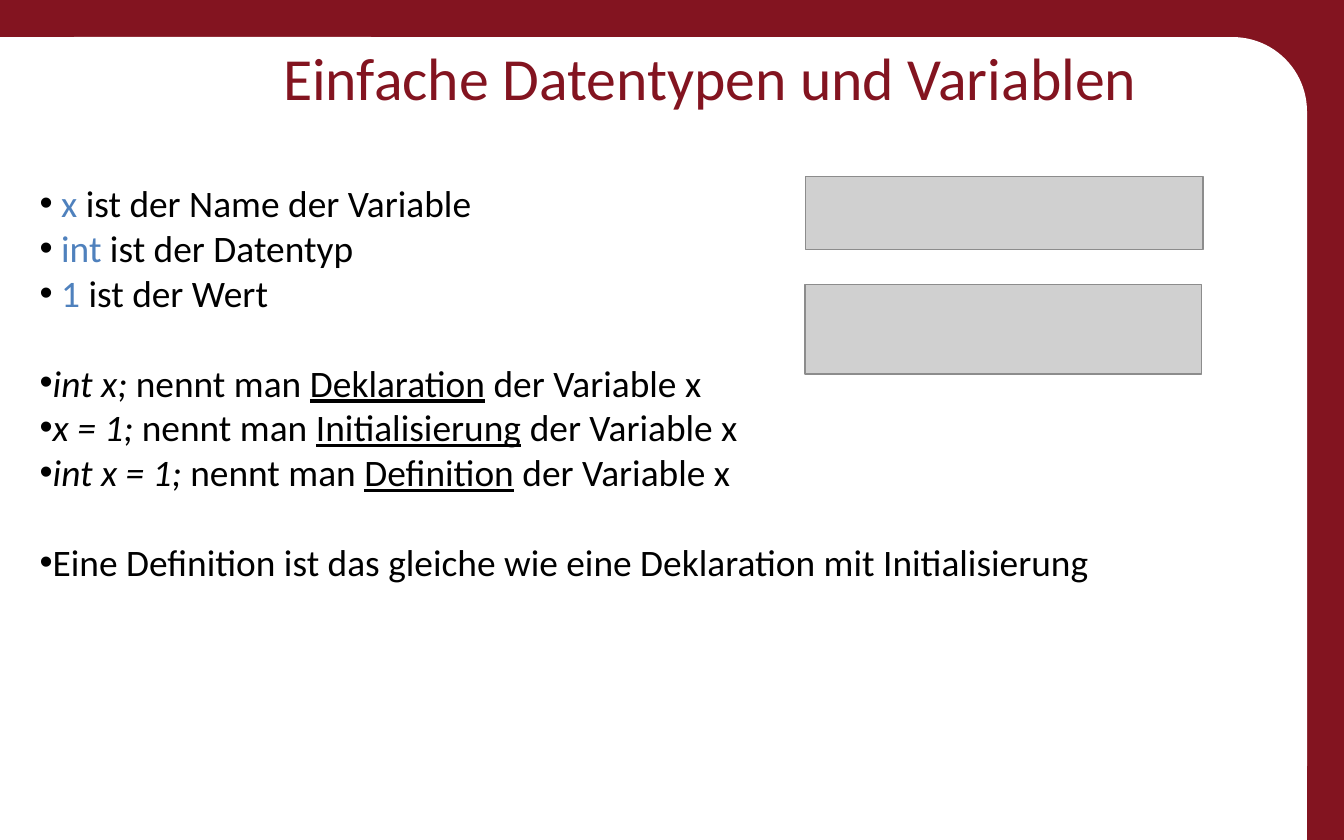
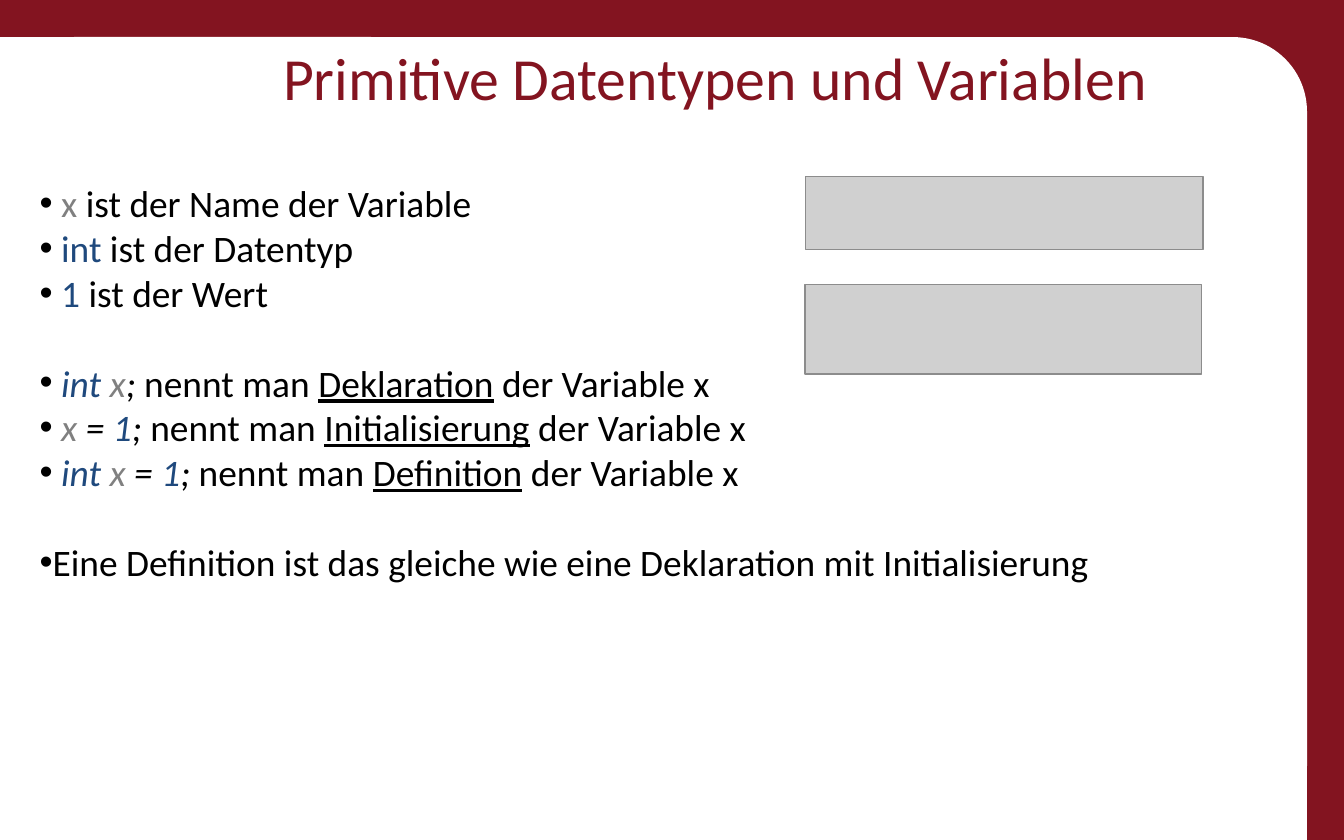
Before and after one commit to Roboscope/java-with-nao, a slide deck: slide 15 of Präsentationen/Anfänger - Java mit NAO.pptx. Drawn at 1344x840 pixels with LibreOffice and Linux fonts; fonts in the diff are those of the drawing; grey boxes stand for pictures; background and template pictures are left out. Boxes give left, top, right and bottom in pixels: in the first picture for what was removed or moved away, otherwise in the second. Text is boxed around its words. In the diff, an @@ line names an element or a change of style, - is before the commit and + after.

```diff
--- a/Präsentationen/Anfänger - Java mit NAO.pptx
+++ b/Präsentationen/Anfänger - Java mit NAO.pptx
@@ title at [283, 58, 1146, 110]: text changed @@
-Einfache Datentypen und Variablen
+Primitive Datentypen und Variablen
@@ text at [61, 191, 746, 492]: text colour #4F81BD to #808080 in "x"; text colour #4F81BD to #1F497D in "int", "1"; text colour #000000 to #1F497D in "int", "1;", "int 1;"; text colour #000000 to #808080 in "x;", "x", "x" @@
```
Also in this commit, not shown: 10 other slides changed, 6 slides added, 6 other files.
